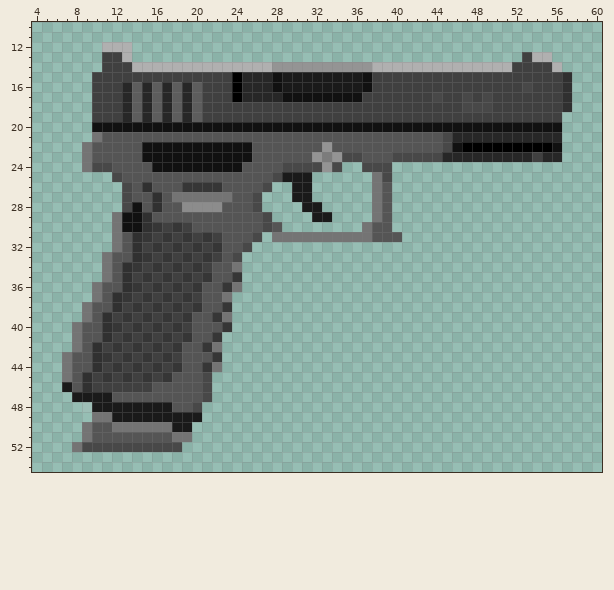
A pixel-art sprite gets an edit: assets/sprites/guns/g19.png. The first picture shows the starting point.
The file is 64x64 pixels. Pixels under 10% opacity are left out. Colours within 5 levels of each other are drawn and written as one. Shown: x 4..60, y 10..54.
The same view after the edit:
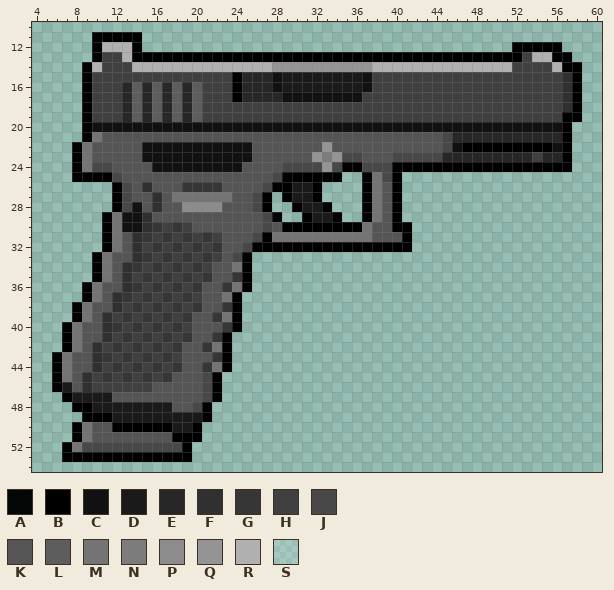
Palette (. is transparent): A #000000f7  B #000000  C #111111  D #1a1a1a  E #272727  F #303030  G #363636  H #404040  J #484848  K #555555  L #5d5d5d  M #747474  N #7c7c7c  P #8c8c8c  Q #949494  R #b0b0b0  S #ffffff29
Change:
@@ x 4..60 @@
 10 .........................................................
-11 .........................................................
-12 .......RRR...............................................
-13 .......HHR.......................................HRR.....
-14 .......HHHRRRRRRRRRRRRRRQQQQQQQQQQRRRRRRRRRRRRRRHHHHR....
-15 ......HHHHHHHHHHHHHHBEEECDDDDDDDDCHHHHHHHHHHHHHHHHHHHF...
-16 ......HHHELELELELHHHBEEECDDDDDDDDCHHHHHHHHHHHHHHHJHHHF...
-17 ......HHHELELELELHHHBEEEECCCCCCCCHHHHHHHJHHJHJHHHHHHHF...
-18 ......HHHELELELELHHHHHHHHHHHHHHHHHHHHHHHHHHJJJHHHHHHHF...
-19 ......HHHELELELELHHHHHHHHHHHHHHHHHHHHHHHHHHHHHHHHHHHH....
-20 ......CCCCCCCCCCCCCCCCCCCCCCCCCCCCCCCCCCCCCCCCCCCCCCC....
-21 ......MKKKKKKKKKKKKKKKKKKKKKKKKKKKKKKKKKKJEEEEEEEEEEE....
-22 .....MKKKKKCCCCCCCCCCCKKKKKKKQKKKKKKKKKKKJCBBBBBBBBBC....
-23 .....MKKKKKCCCCCCCCCCCKKKKKKQNQJJKKKJJJJJEEEEEEEEEHEE....
-24 .....MJJKKKKCCCCCCCCCKKKKJJJJQJ..JJJ.....................
-25 ........JKKKKKKKKKKKKKKKJDDD......MJ.....................
-26 .........JKFKKKGGGGKKKKJ..DD......MK.....................
-27 .........JKKFKMMMMMMKKJ...DD......MK.....................
-28 .........JCKFKKPPPPKKKJ....DD.....MK.....................
-29 ........MCCFKKKKKKKKKKKJ....DD....MK.....................
-30 ........MCCFGHGHKKKKKKKJK........MKK.....................
-31 ........MKFGHGHGHGHKKKJ.MMMMMMMMMMKKK....................
-32 ........MKFHGHGHGHGKKJ...................................
-33 .......MKKFGHGHGHGHKJ....................................
-34 .......MKFGHGHGHGHKKM....................................
-35 .......MKFHGHGHGHGKKG....................................
-36 ......MKKFGHGHGHGKKGM....................................
-37 ......MKFGHGHGHGHKKM.....................................
-38 .....MKKFHGHGHGHGKKG.....................................
-39 .....MKFHGHGHGHGKKGM.....................................
-40 ....MKKFGHGHGHGHKKKG.....................................
-41 ....MKKFHGHGHGHGKKG......................................
-42 ....MKFHGHGHGHGKKGM......................................
-43 ...MKKFGHGHGHGHKKKG......................................
-44 ...MKKFHGHGHGHGKKGM......................................
-45 ...MKFHGHGHGHGKKKJ.......................................
-46 ...DKFHHHHHHKKKKKJ.......................................
-47 ....DDDDKKKKKKKKKJ.......................................
-48 .....SDDDDDDDDKKJ........................................
-49 ......MMDDDDDDDDD........................................
-50 .....MKKMMMMMMDD.........................................
-51 .....MKKKKKKKKMM.........................................
-52 ....MJJJJJJJJJJ..........................................
-53 .........................................................
+11 ......BBBBB..............................................
+12 ......BRRRB.....................................BBBBB....
+13 ......BHHRBBBBBBBBBBBBBBBBBBBBBBBBBBBBBBBBBBBBBBBHRRBB...
+14 .....BRHHHRRRRRRRRRRRRRRQQQQQQQQQQRRRRRRRRRRRRRRHHHHRBB..
+15 .....BHHHHHHHHHHHHHHBEEECDDDDDDDDCHHHHHHHHHHHHHHHHHHHFB..
+16 .....BHHHELELELELHHHBEEECDDDDDDDDCHHHHHHHHHHHHHHHHHHHFB..
+17 .....BHHHELELELELHHHBEEEECCCCCCCCHHHHHHHHHHHHHHHHHHHHFB..
+18 .....BHHHELELELELHHHHHHHHHHHHHHHHHHHHHHHHHHHHHHHHHHHHFB..
+19 .....BHHHELELELELHHHHHHHHHHHHHHHHHHHHHHHHHHHHHHHHHHHHBB..
+20 .....BCCCCCCCCCCCCCCCCCCCCCCCCCCCCCCCCCCCCCCCCCCCCCCCB...
+21 .....BMKKKKKKKKKKKKKKKKKKKKKKKKKKKKKKKKKKJEEEEEEEEEEEB...
+22 ....BMKKKKKCCCCCCCCCCCKKKKKKKQKKKKKKKKKKKJCBBBBBBBBBCB...
+23 ....BMKKKKKCCCCCCCCCCCKKKKKKQNQJJKKKJJJJJEEEEEEEEEHEEB...
+24 ....BMJJKKKKCCCCCCCCCKKKKJJJJQJBBJJJBBBBBBBBBBBBBBBBBB...
+25 ....BBBBJKKKKKKKKKKKKKKKJBBBBBB..BMJB....................
+26 ........BJKFKKKGGGGKKKKJBBDDB....BMKB....................
+27 ........BJKKFKMMMMMMKKJB.BDDB....BMKB....................
+28 ........BJCKFKKPPPPKKKJB..BDDB...BMKB....................
+29 .......BMCCFKKKKKKKKKKKJA..BDDB..BMKB....................
+30 .......BMCCFGHGHKKKKKKKJKBBBBBBBBMKKBB...................
+31 .......BMKFGHGHGHGHKKKJBMMMMMMMMMMKKKB...................
+32 .......BMKFHGHGHGHGKKJBBBBBBBBBBBBBBBB...................
+33 ......BMKKFGHGHGHGHKJB...................................
+34 ......BMKFGHGHGHGHKKMB...................................
+35 ......BMKFHGHGHGHGKKGB...................................
+36 .....BMKKFGHGHGHGKKGMB...................................
+37 .....BMKFGHGHGHGHKKMB....................................
+38 ....BMKKFHGHGHGHGKKGB....................................
+39 ....BMKFHGHGHGHGKKGMB....................................
+40 ...BMKKFGHGHGHGHKKKGB....................................
+41 ...BMKKFHGHGHGHGKKGB.....................................
+42 ...BMKFHGHGHGHGKKGMB.....................................
+43 ..BMKKFGHGHGHGHKKKGB.....................................
+44 ..BMKKFHGHGHGHGKKGMB.....................................
+45 ..BMKFHGHGHGHGKKKJB......................................
+46 ..BDKFHHHHHHKKKKKJB......................................
+47 ...BDDDDKKKKKKKKKJB......................................
+48 ....BBDDDDDDDDKKJB.......................................
+49 .....BBBDDDDDDDDDB.......................................
+50 ....BMKKBBBBBBDDB........................................
+51 ....BMKKKKKKKKBBB........................................
+52 ...BMJJJJJJJJJJB.........................................
+53 ...BBBBBBBBBBBBB.........................................
 54 .........................................................
